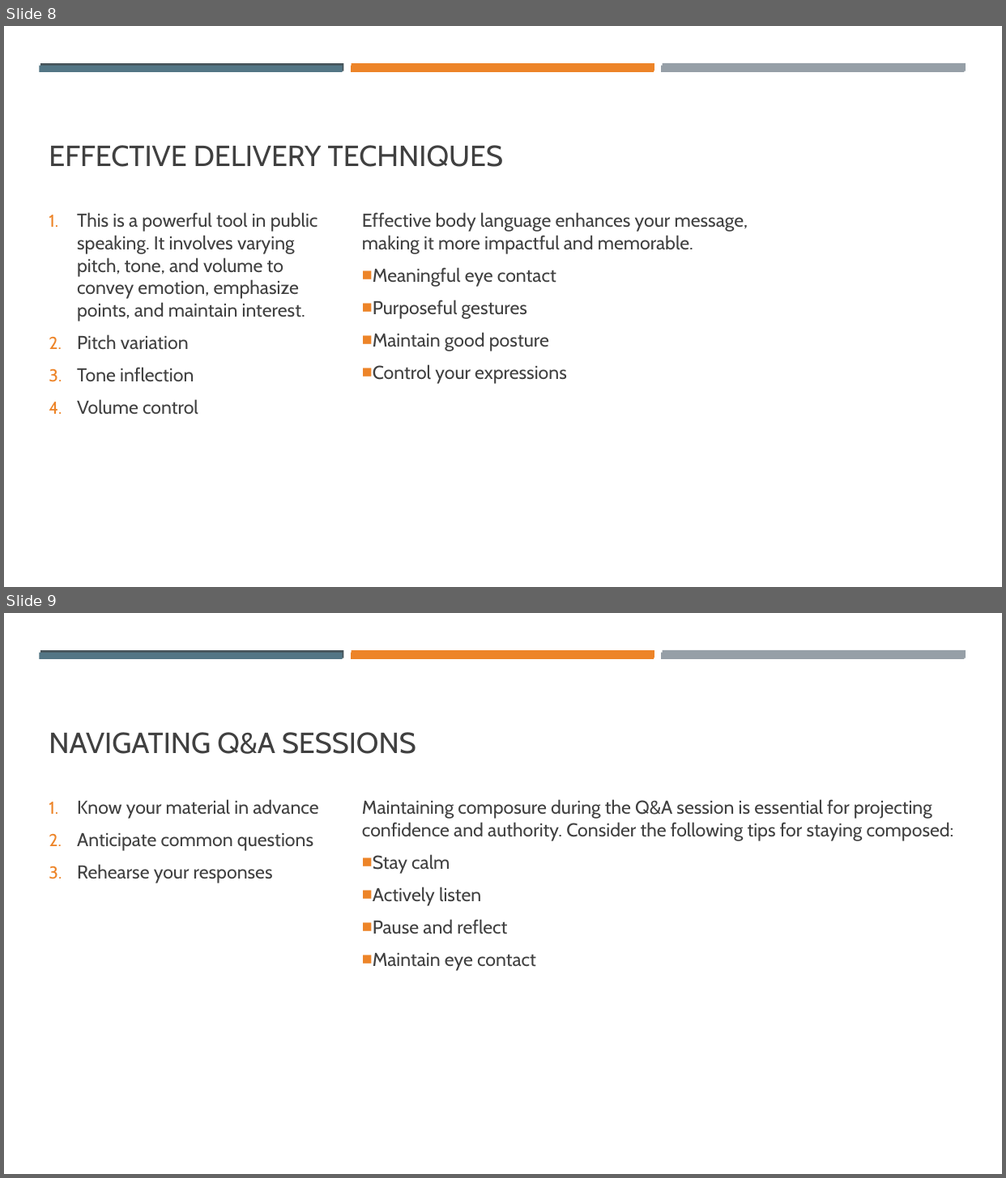
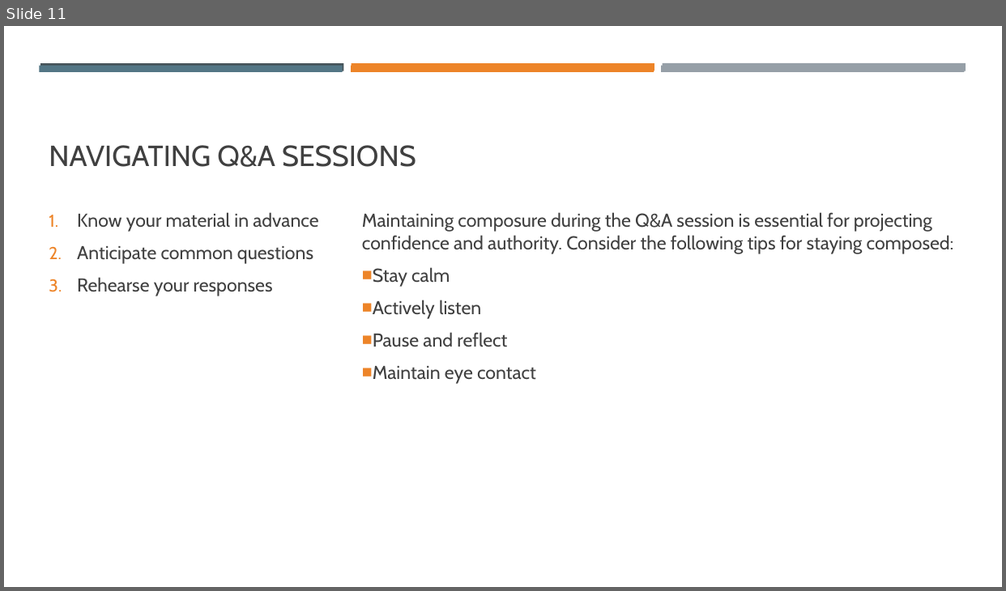
Before and after one commit to mkdib1/med_lab, a slide deck: dslab_presentation.pptx. Shown one above the other, each under a label of ours: slides 8 and 9 before the commit, slide 11 after it. The pictures are 1006x1178 and 1006x591 pixels, drawn with LibreOffice and Linux fonts; fonts in the diff are those of the drawing. Boxes give left, top, right and bottom in pixels: in the first picture for what was removed or moved away, otherwise in the second. Text is boxed around its words. In the diff, an @@ line names an element or a change of style, - is before the commit and + after.

```diff
--- a/dslab_presentation.pptx
+++ b/dslab_presentation.pptx
@@ slide 8 removed at <box>4,26,1002,587</box>, background #FFFFFF; not listed: 6 template elements that a slide beside it also shows @@
@@ title removed at <box>49,145,503,167</box> @@
-EFFECTIVE DELIVERY TECHNIQUES
@@ text removed at <box>77,212,318,415</box> @@
-1. This is a powerful tool in public speaking. It involves varying pitch, tone, and volume to convey emotion, emphasize points, and maintain interest.
-2. Pitch variation
-3. Tone inflection
-4. Volume control
@@ text removed at <box>362,212,748,384</box> @@
-Effective body language enhances your message,
-making it more impactful and memorable.
-  ■ Meaningful eye contact
-  ■ Purposeful gestures
-  ■ Maintain good posture
-  ■ Control your expressions
@@ what was slide 9 is now slide 11 @@
```
Also in this commit, not shown: 5 slides changed, 5 slides added, 2 other slides removed, 4 other files.
